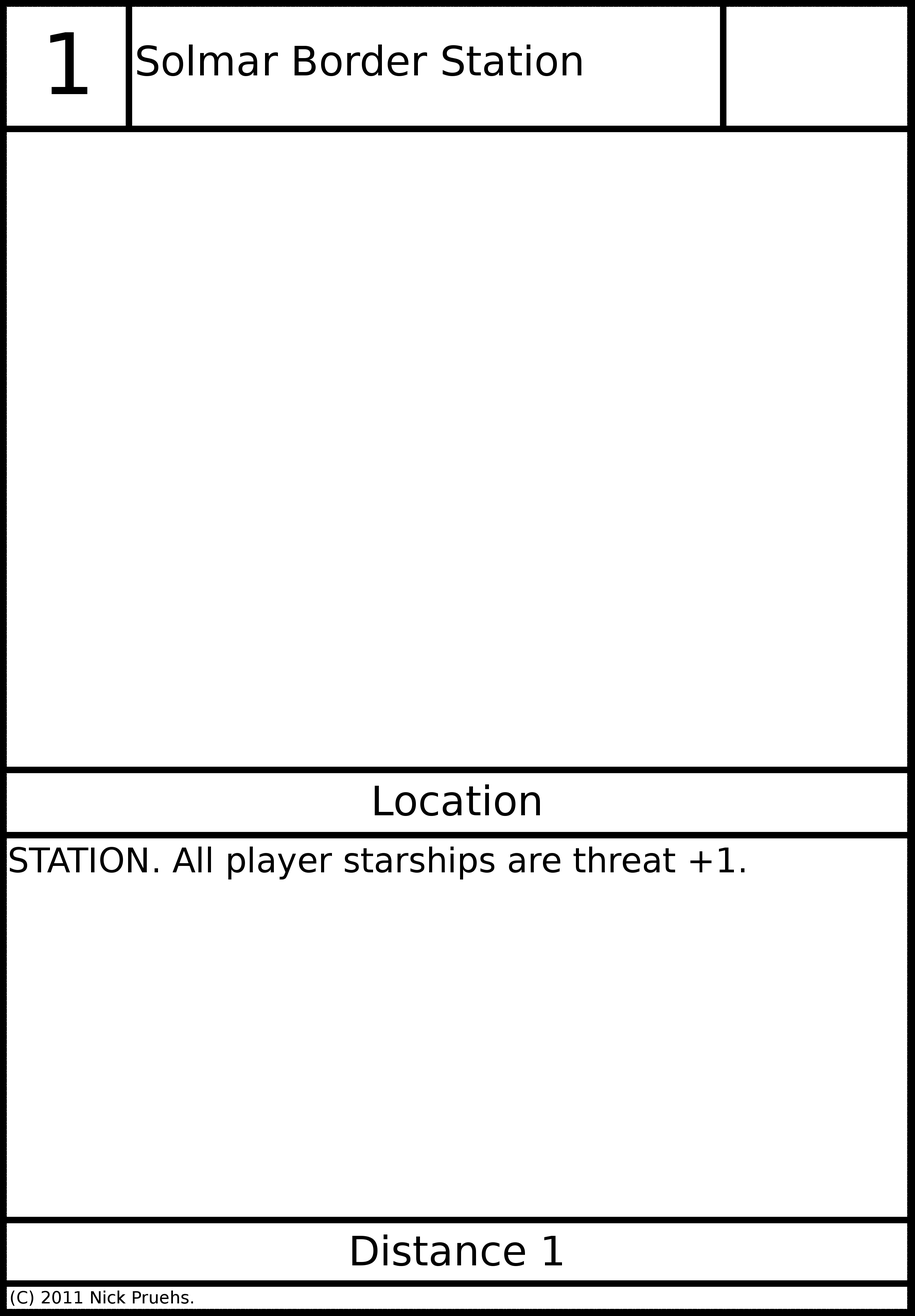
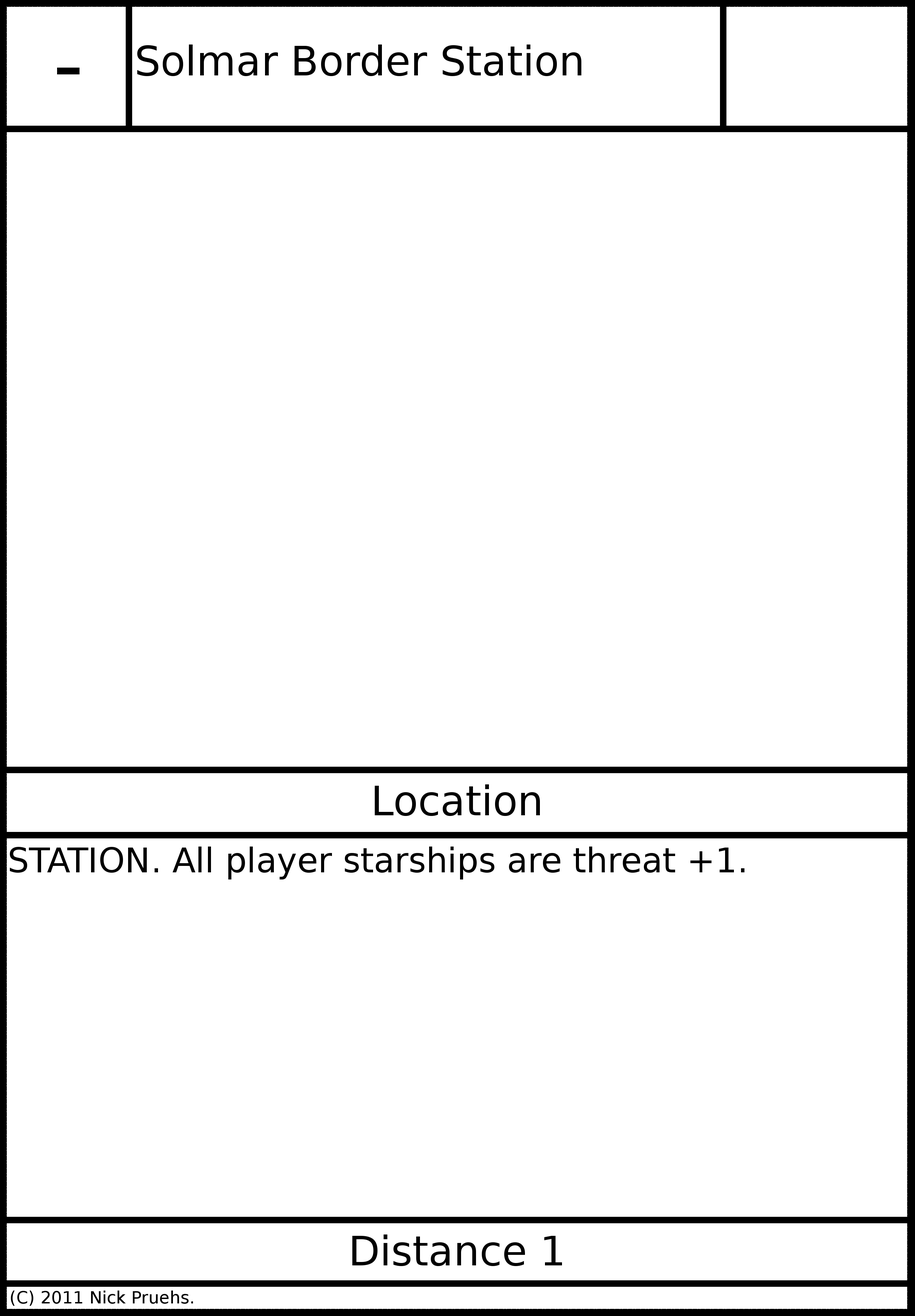
Layered file, before and after one edit (915 × 1316). Changes by layer:
painted on "Threat" over [50, 32, 88, 95]
